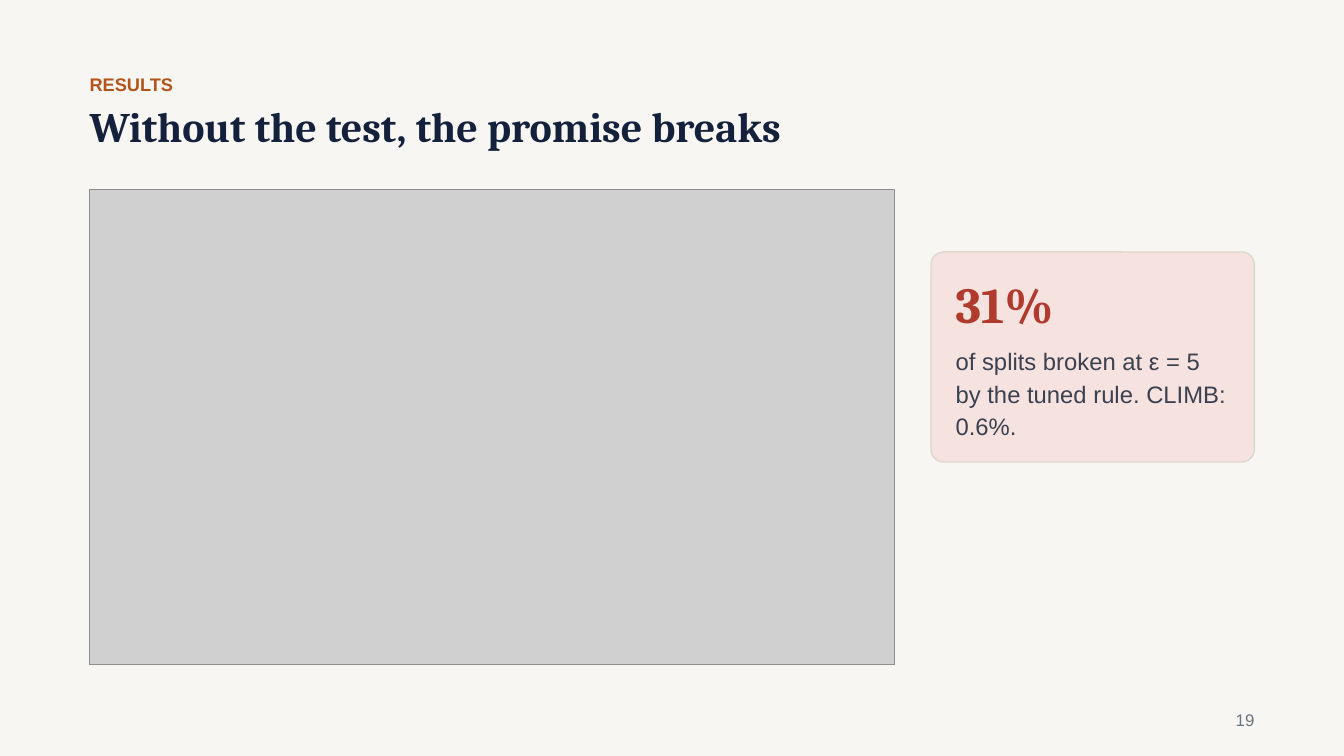
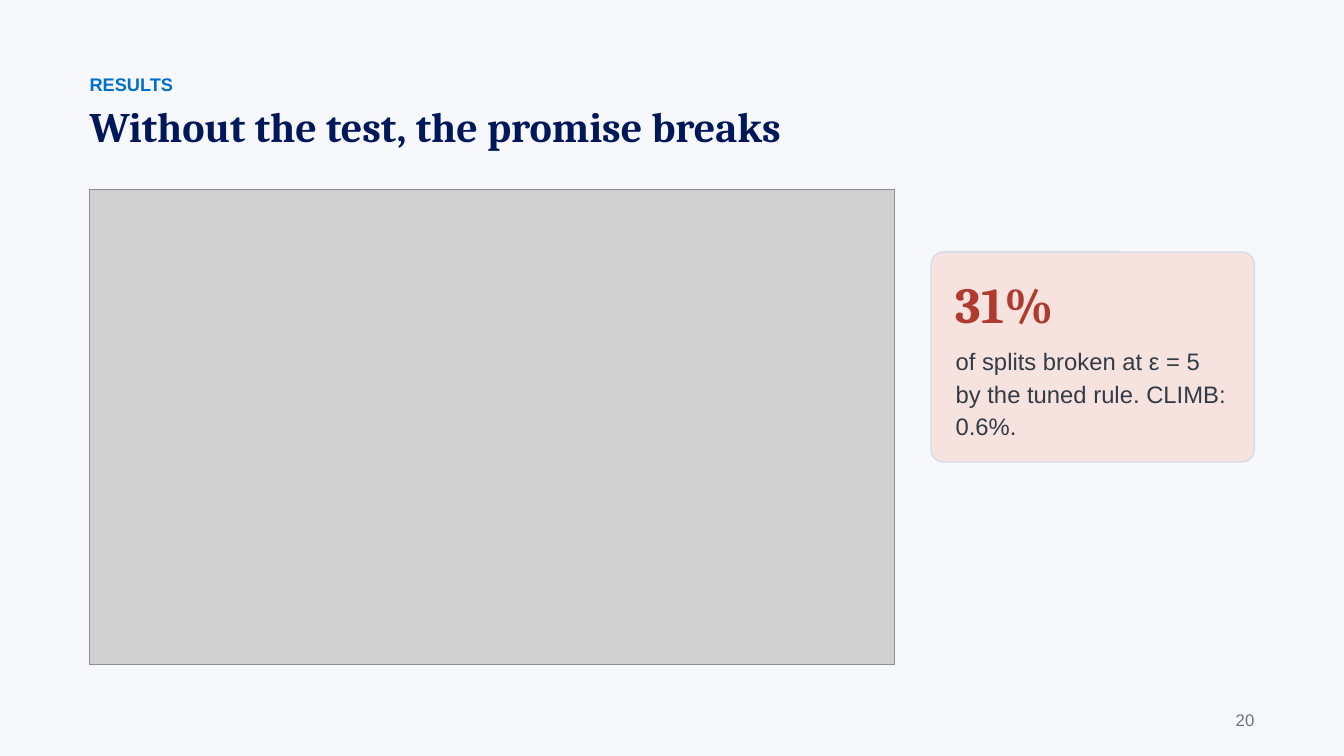
Before and after one commit to gaoj21/tokenbank, a slide deck: slide 20 of slides/CLIMB_talk.pptx (slide 19 before the commit). Drawn at 1344x756 pixels with LibreOffice and Linux fonts; fonts in the diff are those of the drawing; grey boxes stand for pictures. Boxes give left, top, right and bottom in pixels: in the first picture for what was removed or moved away, otherwise in the second. Text is boxed around its words. In the diff, an @@ line names an element or a change of style, - is before the commit and + after.

```diff
--- a/slides/CLIMB_talk.pptx
+++ b/slides/CLIMB_talk.pptx
@@ background #F7F6F2 to #F6F8FB @@
@@ text "RESULTS" at box(90, 78, 173, 91): text colour #B4541A to #006FCF @@
@@ text "Without the test, the promise ..." at box(90, 112, 781, 151): text colour #14213D to #00175A @@
@@ rounded rectangle "31%" at box(932, 252, 1255, 462): outline #DDD8CC 1 pt to #D3DCE8 1 pt @@
@@ text at box(1236, 714, 1255, 726): text changed; text colour #6B7280 to #6B7480 @@
-19
+20
```
Also in this commit, not shown: 19 other slides changed, 2 slides added, 17 other files.
